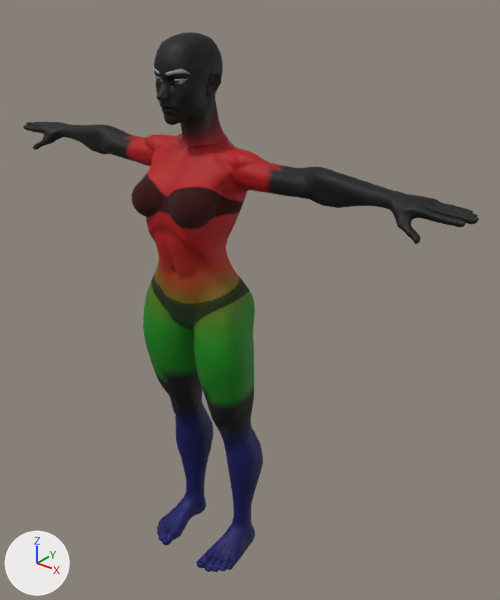
The glTF model assets/characters/ubc_female.glb, before and after one commit.
Both versions are drawn from a camera (50 mm lens) standing at (1.355, -1.419, 1.931) and looking at (0.105, 0.143, 0.962). The axes (+X, +Y, +Z) are drawn at lower left. The lights are the same throughout. The older version comes first. Vertices at exactly the same position are counted once.

Before the edit, the objects in view are built like this:
```python
me_body = bpy.data.meshes.new('Body')
me_body.from_pydata(...)  # 6408 vertices, 12812 faces; spans x -0.83..0.83, y -0.14..0.16, z -0.01..1.77
me_body.materials.append(mat_skin)
ob_body = bpy.data.objects.new('Body', me_body)
ob_body.location = (0.0, 0.0, 0.0)
```
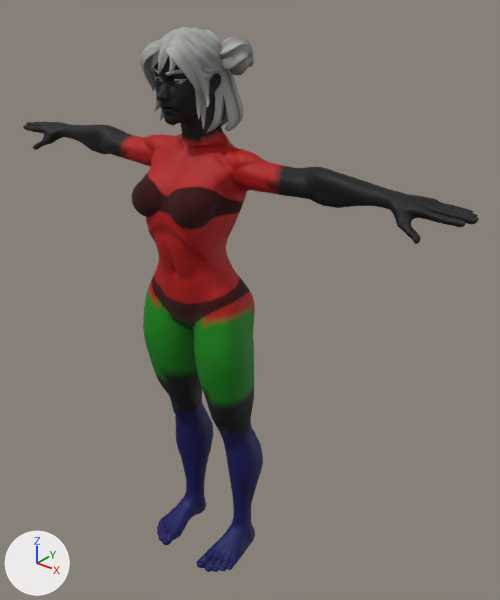
Scene script edits in JSON lines:
```json
{"block": "me_body", "where": "me_body.from_pydata(...)  # 6408 vertices, 12812 faces; spans x -0.83..0.83, y -0.14..0.16, z -0.01..1.77"}
{"block": "me_body", "where": "# used by ob_body; location = (0.0, 0.0, 0.0)"}
{"block": "me_body", "change": "me_body part 1: 2186 faces centred in x -0.31..0.31, y -0.1..0.16, z 0.39..1.59 are repainted in the vertex colours, in many colours"}
{"op": "add", "block": "me_hair_buns", "code": ["me_hair_buns = bpy.data.meshes.new('Hair_Buns')", "me_hair_buns.from_pydata(...)  # 1699 vertices, 3284 faces; spans x -0.151..0.151, y -0.103..0.134, z 1.53..1.779", "me_hair_buns.materials.append(mat_hair)"]}
{"op": "add", "block": "me_hair_long", "code": ["me_hair_long = bpy.data.meshes.new('Hair_Long')", "me_hair_long.from_pydata(...)  # 1521 vertices, 2906 faces; spans x -0.122..0.122, y -0.109..0.162, z 1.501..1.777", "me_hair_long.materials.append(mat_hair)"]}
{"op": "add", "block": "ob_hair_buns", "code": ["ob_hair_buns = bpy.data.objects.new('Hair_Buns', me_hair_buns)", "ob_hair_buns.location = (0.0, 0.0, 0.0)"]}
{"op": "add", "block": "ob_hair_long", "code": ["ob_hair_long = bpy.data.objects.new('Hair_Long', me_hair_long)", "ob_hair_long.location = (0.0, 0.0, 0.0)"]}
```

Boxes [x1, y1, x2, y2] around the edits, measured in the pictures (500 x 600 px):
```json
{"object": "Hair_Long", "change": "added", "after": [140, 29, 243, 133]}
{"object": "Hair_Buns", "change": "added", "after": [150, 27, 254, 129]}
{"part": 1, "of": "me_body", "change": "recoloured", "before": [118, 100, 282, 437], "after": [118, 100, 282, 437]}
```
